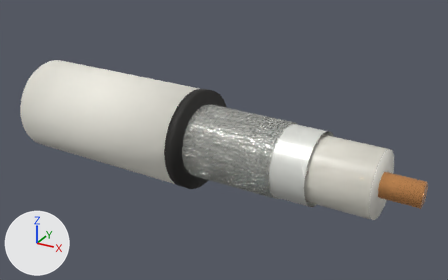
The glTF model public/models/rf-lmr240llpl.glb, before and after one commit.
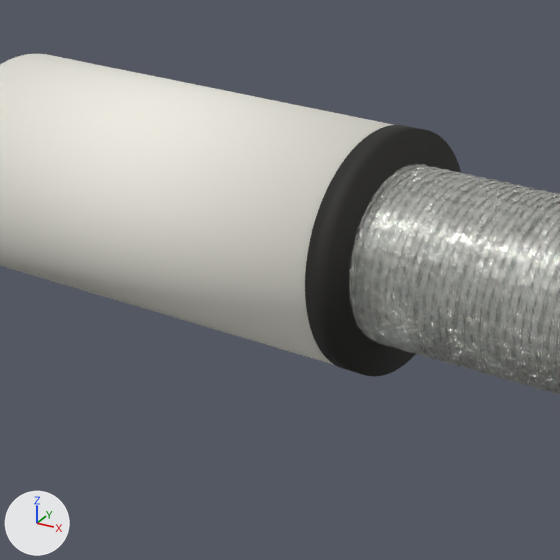
Each version is shown whole from a 50 mm lens placed at (4.41, -7.48, 3.82), pointed at (0.2, 0.17, 0.0), then close up on the part from 10% to 59% of the width and 14% to 94% of the height. Lighting does not change. The marker at lower left points along +X, +Y and +Z. The last two pictures show the newer version. Where no turn or scale is listed for an object, it has been applied to the vertices.

Objects in the first close-up: 'braid left hand carrier 02', 'braid left hand carrier 05', 'braid left hand carrier 06', 'braid left hand carrier 07', 'braid left hand carrier 09', 'braid left hand carrier 11', 'braid left hand carrier 14', 'braid left hand carrier 15', 'braid left hand carrier 16', 'duobond foil sleeve', 'jacket cut lip', 'matte black pvc jacket body' and 23 more.
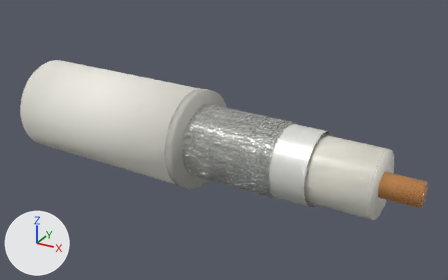
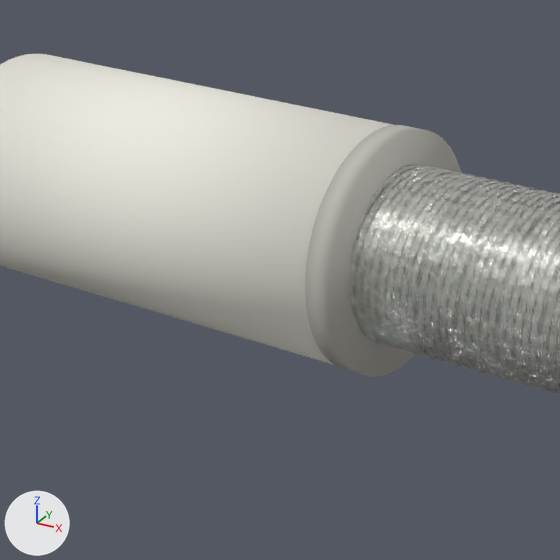
Boxes [x1, y1, x2, y2] around the edits, measured in the close-ups (560 x 560 px):
'jacket cut lip', recoloured (black to grey): [305, 125, 461, 377] in both

The edits, one by one:
Material 'fresh jacket cut edge.001' (mat_fresh_jacket_cut_edge_001) changes colour from black #242321 to grey #bbb9b1; in linear values from (0.018, 0.017, 0.015) to (0.499, 0.487, 0.441).
